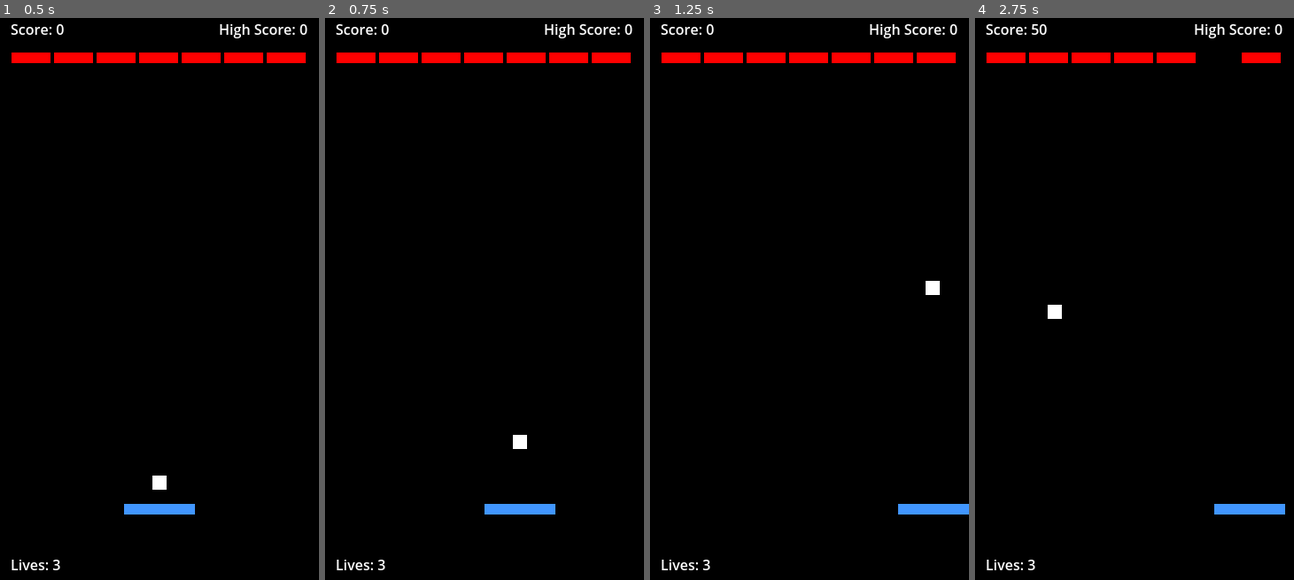
Above: before the commit, frames 1-4 (left to right).
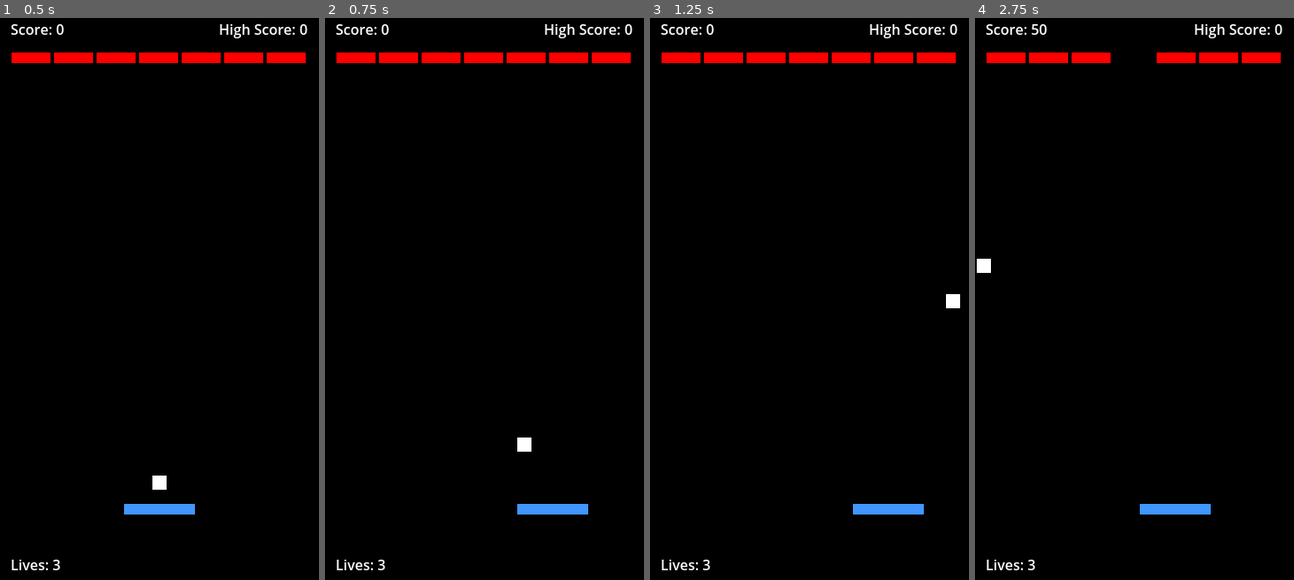
Above: after the commit, the same moments.

Repository: thelastbucuc/20-Games-Challenge-2-Breakout
Game: Godot game, scene res://Scenes/Main/Main.tscn
Same seed, same stepped clock (60 frames per second), same inputs: the game is played once before the commit and once after it.
Inputs (mouse positions are in pixels of both pictures, inside the frame that each line leads up to):
- Up to frame 1 (0.5 s): no input
- Up to frame 2 (0.75 s): tap Enter at 0.5 s; move the mouse to (554, 270) at 0.52 s; hold D (right) from 0.53 s (still down); tap Space (launch) at 0.6 s; click (554, 270) at 0.67 s
- Up to frame 3 (1.25 s): keep holding D (right)
- Up to frame 4 (2.75 s): move the mouse to (1070, 327) at 1.27 s; release D (right) at 1.28 s; hold A (left) 1.28-2.03 s; tap Space (launch) at 1.35, 2.1 s; click (1070, 327) at 1.42 s; move the mouse to (1166, 169) at 2.02 s; hold D (right) from 2.03 s (still down); click (1166, 169) at 2.17 s

Frame 1 is identical in both runs. In frame 2, 0.5% of the frame differs, in the area x 50-83%, y 74-89%; in frame 3, 0.8%; in frame 4, 1.5%, in the area x 0-98%, y 6-89%.

Commit message:
added mouse controls

Diff:
--- a/Globals/SignalHub.gd
+++ b/Globals/SignalHub.gd
@@ -3,6 +3,7 @@
 signal on_point_scored(amount: int)
 signal on_ball_missed
 signal on_touched_ceiling
+signal on_launch_ball
 
 func emit_on_point_scored(amount: int):
 	on_point_scored.emit(amount)
@@ -12,3 +13,6 @@
 
 func emit_on_touched_ceiling():
 	on_touched_ceiling.emit()
+
+func emit_on_launch_ball():
+	on_launch_ball.emit()
--- a/Scenes/Ball/Ball.gd
+++ b/Scenes/Ball/Ball.gd
@@ -10,11 +10,8 @@
 var _player_ref: Paddle
 
 
-func _unhandled_input(event: InputEvent) -> void:
-	if Input.is_action_just_pressed("launch") and _can_launch == true:
-		_can_launch = false
-		var _rand_x_dir: float = randf_range(-1, 1)
-		velocity = Vector2(_rand_x_dir, -1).normalized() * _speed
+func _enter_tree() -> void:
+	SignalHub.on_launch_ball.connect(on_launch_ball)
 
 
 func _ready() -> void:
@@ -50,6 +47,13 @@
 			velocity = velocity.bounce(collision.get_normal())
 
 
+func on_launch_ball() -> void:
+	if _can_launch == true:
+		_can_launch = false
+		var _rand_x_dir: float = randf_range(-1, 1)
+		velocity = Vector2(_rand_x_dir, -1).normalized() * _speed
+
+
 func _on_visible_on_screen_notifier_2d_screen_exited() -> void:
 	SignalHub.emit_on_ball_missed()
 	queue_free()
--- a/Scenes/Paddle/Paddle.gd
+++ b/Scenes/Paddle/Paddle.gd
@@ -11,6 +11,22 @@
 @onready var sprite_2d: Sprite2D = $Sprite2D
 
 
+var _mouse_control: bool = false
+var _target_pos: Vector2
+
+
+func _input(event):
+	if event is InputEventMouseButton and _mouse_control == false:
+		_mouse_control = true
+	elif Input.is_action_just_pressed("left") or Input.is_action_just_pressed("right"):
+		if _mouse_control == true:
+			_mouse_control = false
+	elif event is InputEventMouseMotion:
+		_target_pos = event.position
+	elif Input.is_action_just_pressed("launch") or event is InputEventMouseButton:
+		SignalHub.emit_on_launch_ball()
+
+
 # Called when the node enters the scene tree for the first time.
 func _ready() -> void:
 	add_to_group(GROUP_NAME)
@@ -19,7 +35,10 @@
 
 # Called every frame. 'delta' is the elapsed time since the previous frame.
 func _physics_process(delta: float) -> void:
-	velocity.x = PLAYER_SPEED * get_input()
+	if _mouse_control == true:
+		global_position.x = lerpf(global_position.x, _target_pos.x, delta * 20)
+	else:
+		velocity.x = PLAYER_SPEED * get_input()
 	move_and_slide()
 
 
